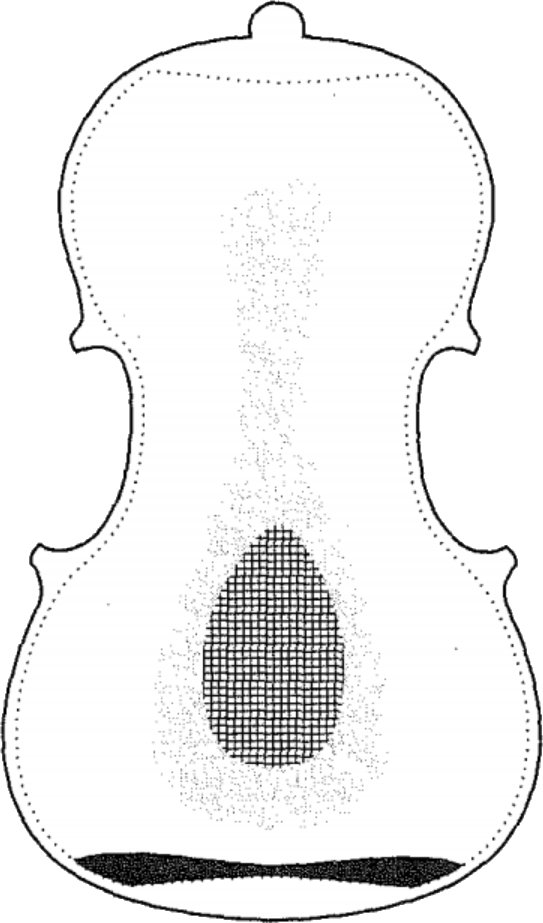
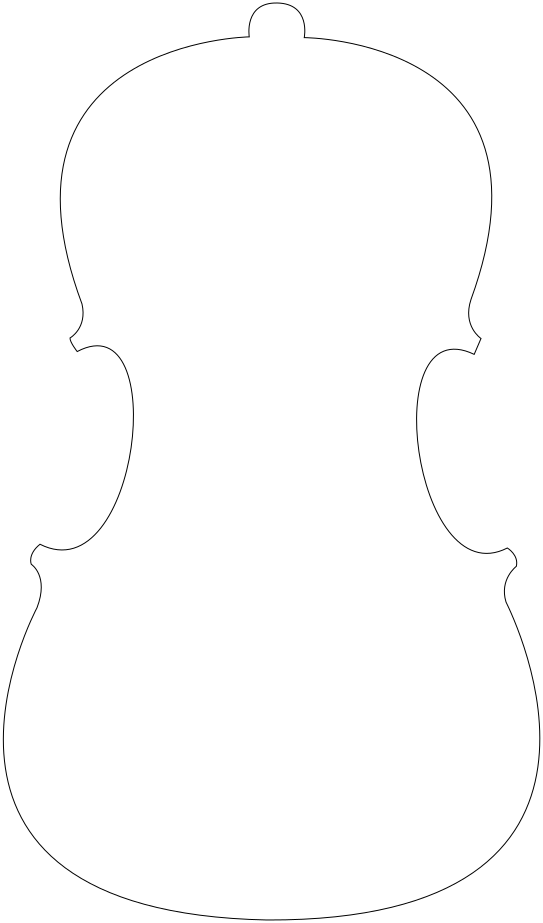
Before/after of a 543 x 923 layered artwork. What changed in the layer stack:
added layer "plate" above "back #2.png" over left=2, top=2, right=541, bottom=921
hid "back #2.png" over left=0, top=0, right=543, bottom=923
added layer "bg" over left=0, top=0, right=543, bottom=923
